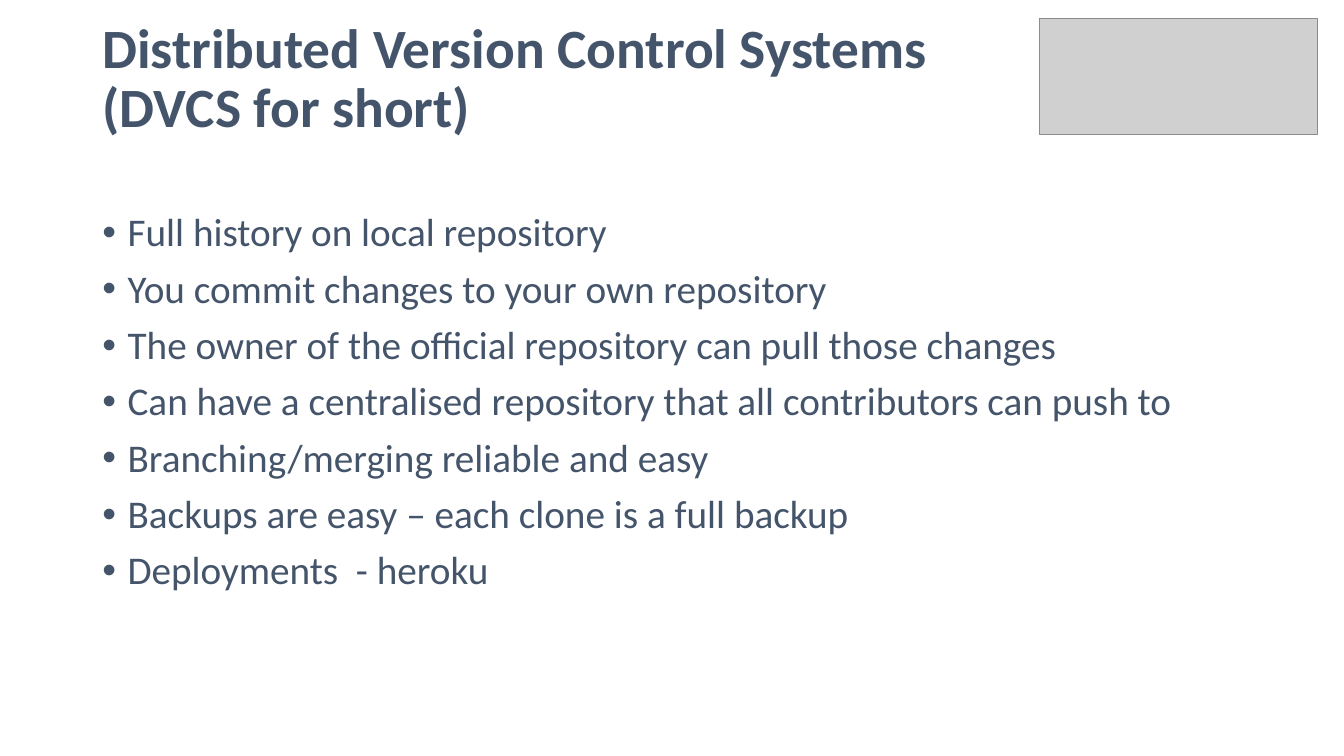
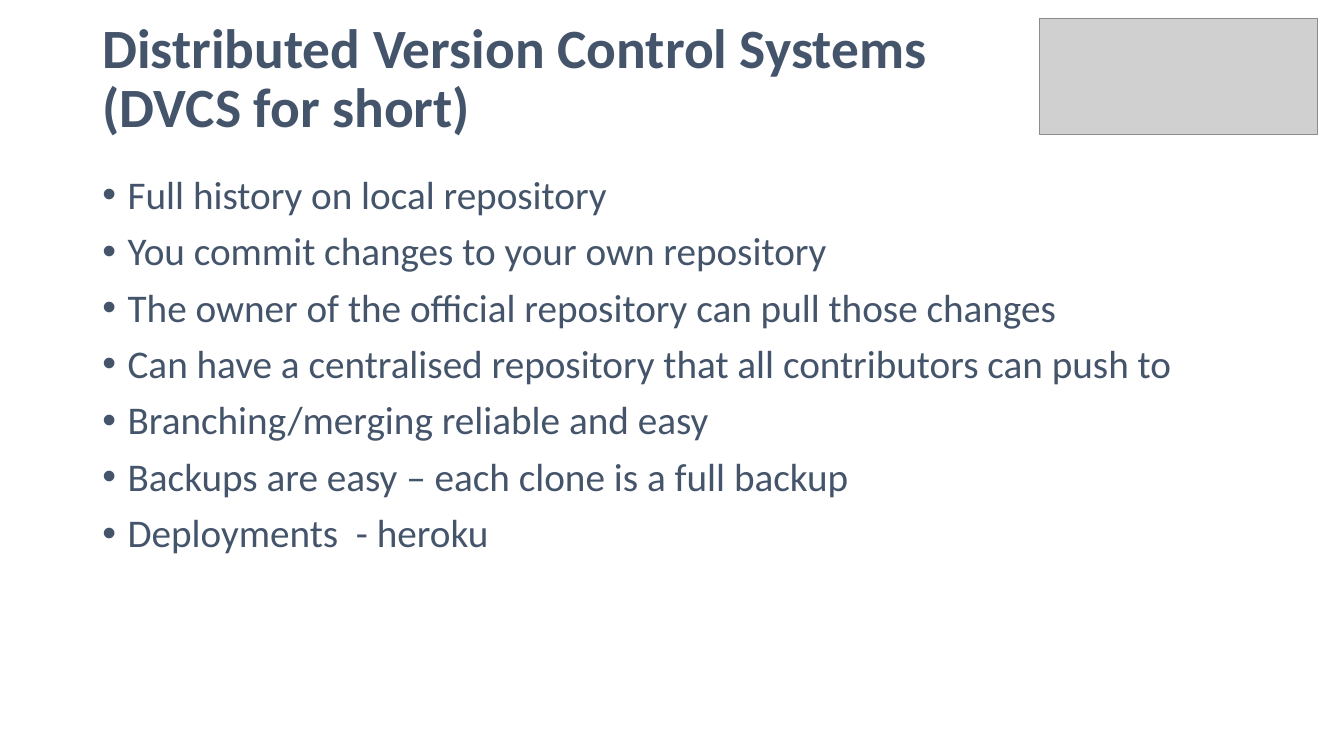
Before and after one commit to noelmcgrath/GitPresentation, a slide deck: slide 5 of Introduction to Git and GitHub.pptx. Drawn at 1344x756 pixels with LibreOffice and Linux fonts; fonts in the diff are those of the drawing; grey boxes stand for pictures. Boxes give left, top, right and bottom in pixels: in the first picture for what was removed or moved away, otherwise in the second. Text is boxed around its words. In the diff, an @@ line names an element or a change of style, - is before the commit and + after.

```diff
--- a/Introduction to Git and GitHub.pptx
+++ b/Introduction to Git and GitHub.pptx
@@ text "Full history on local repository": place and size @@
-text "Full history on local repository" at (128, 218, 1171, 591)
+text "Full history on local repository" at (128, 181, 1171, 554)
```
Also in this commit, not shown: 5 other slides changed, 4 slides added, 1 slide removed, 1 other file.
